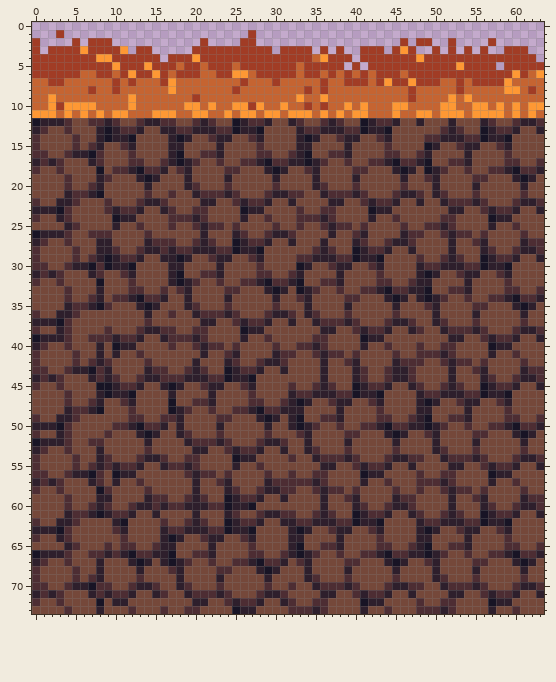
Edited in one commit: sprite sheet (assets/Tiles/tiles_fase_1/Parede_no_up.png). The picture above was drawn from the file before the commit.
The file is 64x74 pixels. Colours within 5 levels of each other are drawn and written as one.
Now the later version:
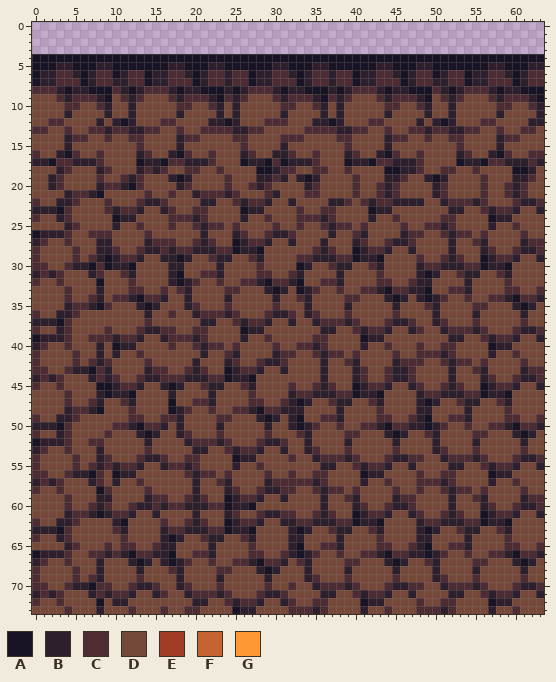
Palette (. is transparent): A #181425  B #2e1f2c  C #4d2d33  D #75483a  E #a13c25  F #c56431  G #fe9834
Diff:
Changed rows in their new state; - is an unchanged pixel.
first column x 0:
 1 ---.-----------------------.------------------------------------
 2 .----.-...-----------.----..------------------.-..--.----.------
 3 .-..........-..-----..........-....-.-.--...-...--.-.-.-.--...--
 4 AAAAAAAAAAAAAAAAAAAAAAAAAAAAAAAAAAAAAAAAAAAAAAAAAAAAAAAAAAAAAAAA
 5 AAABBAAABBAAAAAAABBAAABBAAAAAABBAAABBAAAAAABBAAABBAAAAAAABBAAABB
 6 ABBCCBABCCABCCABBCCBABCCBCCABBCCBABCCBCCABBCCBABCCABCCABBCCBABCC
 7 ABBCCCABCCBBCCABBCCCABCCBCCABBCCCABCCBCCABBCCCABCCBBCCABBCCCABCC
 8 CCCBABBAAACBABCCCBABBAAABABCCCBABBAAABABCCCBABBAAACBABCCCBABBAAA
 9 DDDCBCCCBADCBCDDDCBCCCBACBCDDDCBCCCBACBCDDDCBCCCBADCBCDDDCBCCCBA
10 DDDDCCDDCBDDBDDDDDCCDDCBDBDDDDDCCDDCBDBDDDDDCCDDCBDDBDDDDDCCDDCB
11 DDDDBDDDDBDDBDDDDDBDDDDBDBDDDDDBDDDDBDBDDDDDBDDDDBDDBDDDDDBDDDDB
12 DDCCD--DBDBABDDD----DDBBABDDDCCCDD-BBAB--DC-DD----BA----C---DD-B
13 C------CCBC-B-CCDD-DDCC--B-CC----D--CC-B-CDDC--CCBC--BCCDD-DDCCD
14 D---B-C-DCDDCC---DBCC-DDDCCDD--CCCDD---CD--D-CC---DDCCDDDD-CC---
15 D---BD-DD--DDC---D-----D--C-D--B-DD----C----B----DD---DD--BD----
16 -D-BACDD----DBC----C-D-D--BCDDBB-DDC-DD-C--BA----D---BC--BA---CC
17 -BA-CBB-----DABBACC-BBCD--AB---A--BCD--ABBA-CBBBCD--DA-BACCBBBCB
18 D--BC---BCDDDB-BC-DCC--CDD--AABCC-DCC--CDD--AAB-CDD-C-DC-DDD-ABD
19 --BCD---CD-CBCDD-BA-----C---BBCB-BA-----C---BBC--BAB---D-----BC-
20 --BCD--D-CCBACD---BCD------CBCD---BCD------CBCD----C---DC--CBC--
21 -------------------------------DDDCCDDDDCD-CB-DDD------DC--CB---
22 ---------------------------------------C------BB----------------
Pixel boxes of the changes (left, top, right, bottom) in both pictures:
changed: (32, 30, 544, 206)
